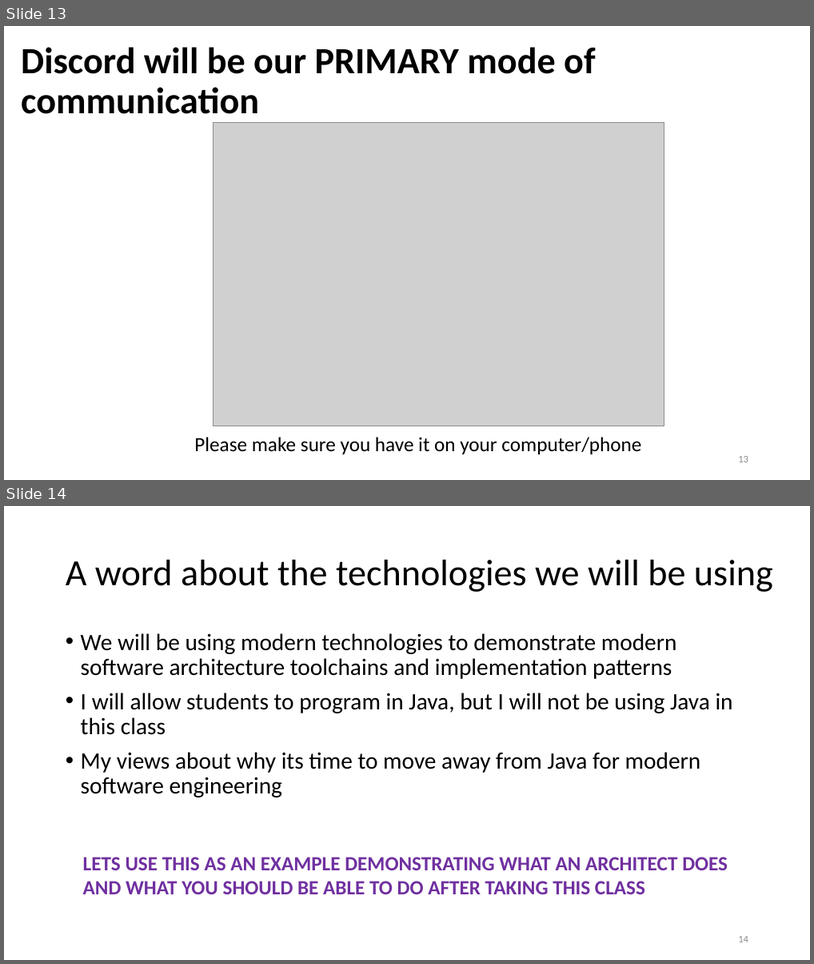
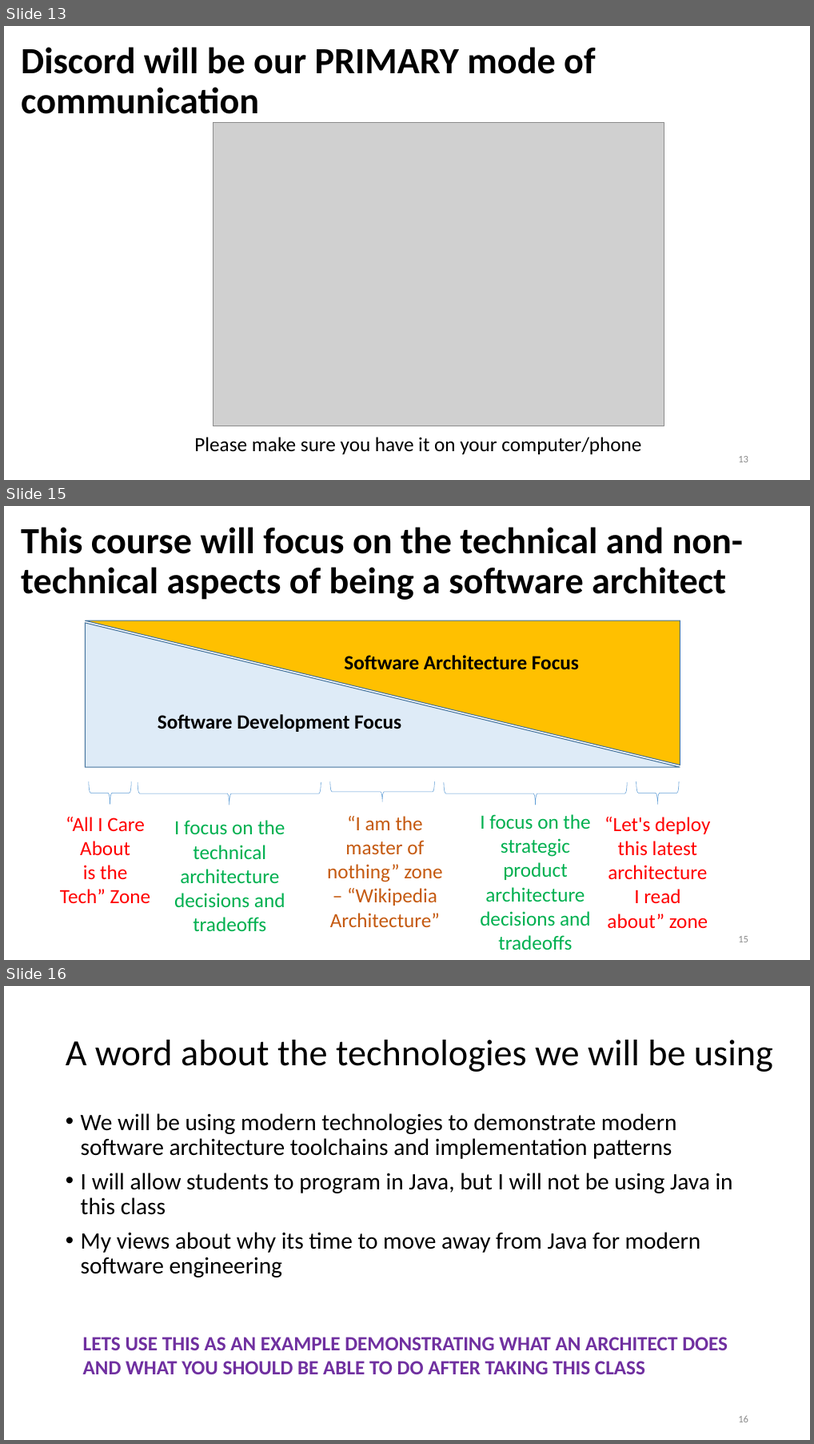
Before and after one commit to ArchitectingSoftware/SE577-SoftwareArchitecture, a slide deck: lectures/Week 1 - Course Overview.pptx. Shown one above the other, each under a label of ours: slides 13 and 14 before the commit, slides 13, 15 and 16 after it; the slides between them are not shown. The pictures are 814x964 and 814x1444 pixels, drawn with LibreOffice and Linux fonts; fonts in the diff are those of the drawing; grey boxes stand for pictures. Boxes give left, top, right and bottom in pixels: in the first picture for what was removed or moved away, otherwise in the second. Text is boxed around its words. In the diff, an @@ line names an element or a change of style, - is before the commit and + after.

```diff
--- a/lectures/Week 1 - Course Overview.pptx
+++ b/lectures/Week 1 - Course Overview.pptx
@@ slide 15 added at (4, 506, 810, 960), background #FFFFFF @@
@@ title added at (21, 527, 743, 600), 44 pt, text #000000, bold @@
+This course will focus on the technical and non-technical aspects of being a software architect
@@ right triangle added at (85, 623, 680, 768), fill #DEEBF7, outline #43739E 1 pt @@
@@ right triangle added at (85, 620, 680, 765), fill #FFC000, outline #43739E 1 pt @@
@@ text added at (344, 655, 579, 670), 24 pt, text #000000, bold @@
+Software Architecture Focus
@@ text added at (158, 714, 402, 732), 24 pt, text #000000, bold @@
+Software Development Focus
@@ left brace added at (88, 781, 131, 804), outline #5B9BD5 0.5 pt @@
@@ left brace added at (138, 781, 322, 804), outline #5B9BD5 0.5 pt @@
@@ left brace added at (330, 781, 435, 802), outline #5B9BD5 0.5 pt @@
@@ left brace added at (444, 781, 627, 804), outline #5B9BD5 0.5 pt @@
@@ left brace added at (637, 781, 679, 804), outline #5B9BD5 0.5 pt @@
@@ text added at (60, 816, 150, 903), 24 pt, text #FF0000 @@
+“All I Care About
+is the Tech” Zone
@@ text added at (327, 816, 442, 927), 24 pt, text #C55A11 @@
+“I am the master of nothing” zone – “Wikipedia Architecture”
@@ text added at (480, 814, 591, 950), 24 pt, text #00B050 @@
+I focus on the strategic product architecture decisions and tradeoffs
@@ text added at (605, 816, 710, 928), 24 pt, text #FF0000 @@
+“Let's deploy this latest architecture I read about” zone
@@ text added at (174, 820, 286, 931), 24 pt, text #00B050 @@
+I focus on the technical architecture decisions and tradeoffs
@@ page number added at (738, 936, 749, 942), 12 pt, text #8C8C8C @@
+15
@@ what was slide 14 is now slide 16 @@
@@ page number at (738, 1415, 749, 1422): text changed @@
-14
+16
```
Also in this commit, not shown: 1 other slide added, 2 other files.
